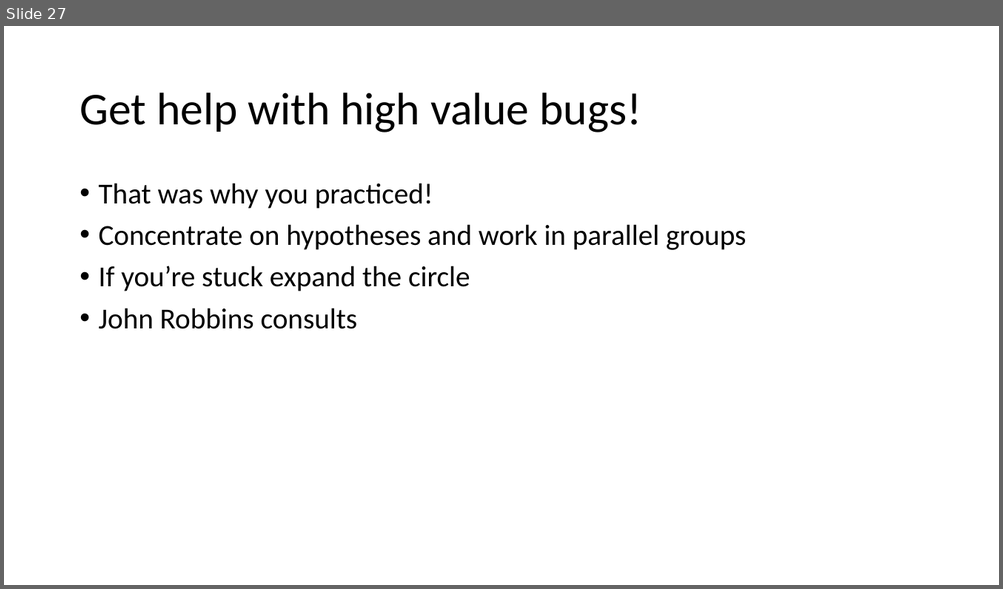
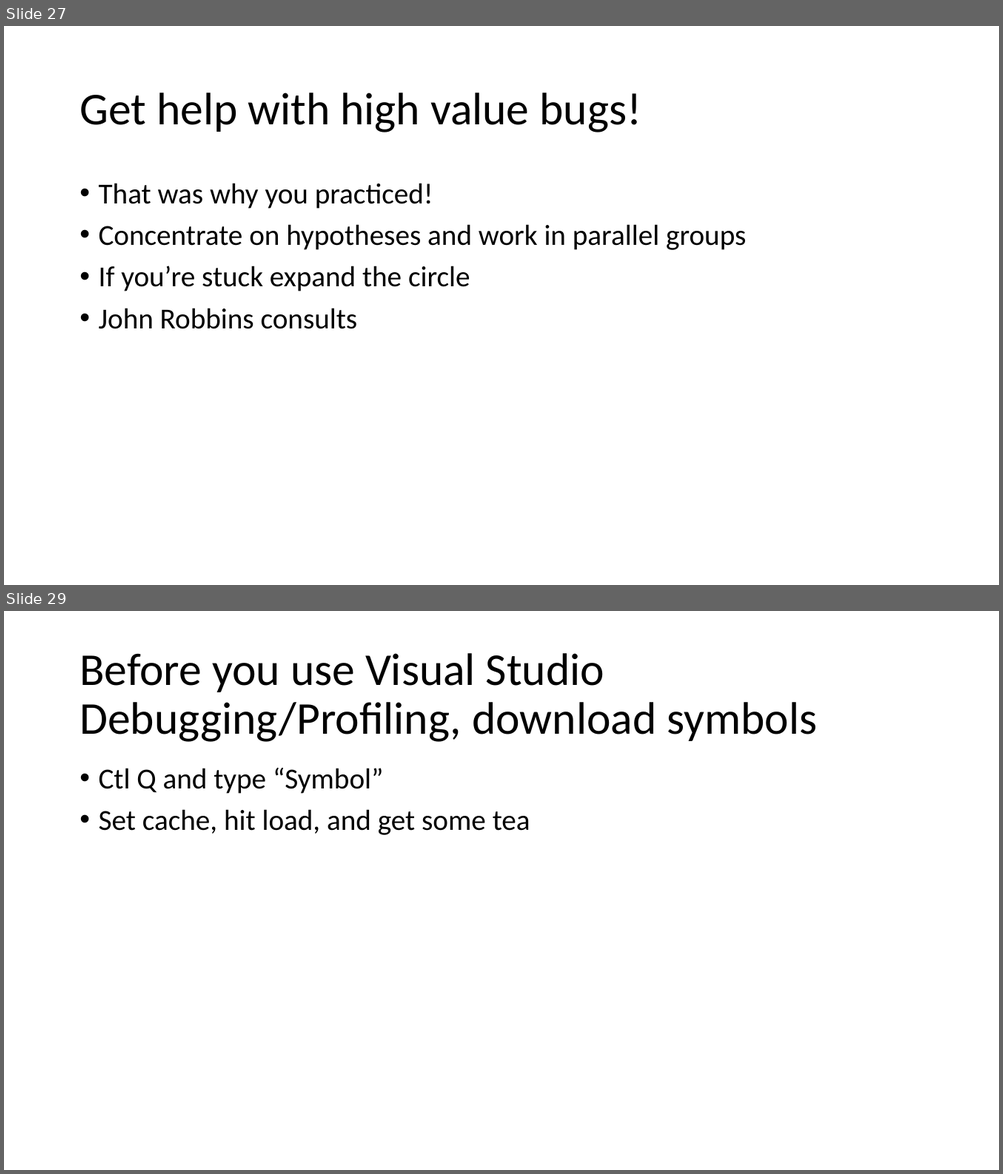
Before and after one commit to KathleenDollard/talks-debugging, a slide deck: Debugging.pptx. Shown one above the other, each under a label of ours: slide 27 before the commit, slides 27 and 29 after it; the slides between them are not shown. The pictures are 1003x589 and 1003x1174 pixels, drawn with LibreOffice and Linux fonts; fonts in the diff are those of the drawing. Boxes give left, top, right and bottom in pixels: in the first picture for what was removed or moved away, otherwise in the second. Text is boxed around its words. In the diff, an @@ line names an element or a change of style, - is before the commit and + after.

```diff
--- a/Debugging.pptx
+++ b/Debugging.pptx
@@ slide 29 added at <box>4,611,999,1170</box>, background #FFFFFF @@
@@ title added at <box>79,653,817,742</box>, 44 pt, text #000000 @@
+Before you use Visual Studio Debugging/Profiling, download symbols
@@ text added at <box>99,768,530,835</box>, 28 pt, text #000000 @@
+• Ctl Q and type “Symbol”
+• Set cache, hit load, and get some tea
```
Also in this commit, not shown: 2 other slides added, 8 other files.
